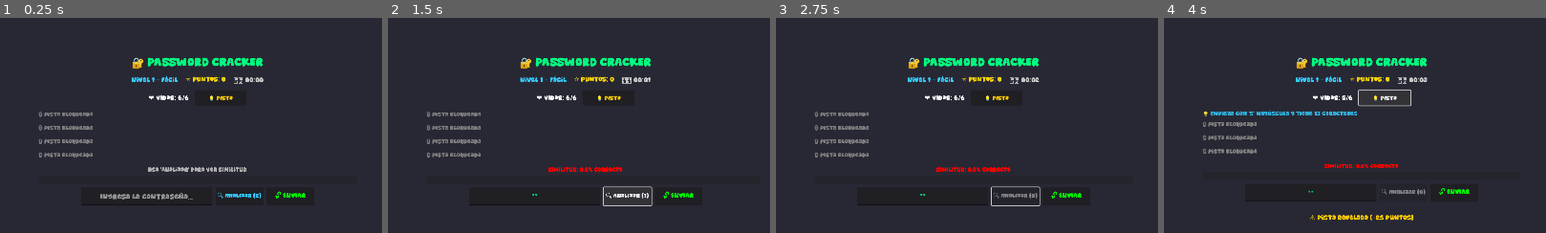
Above: before the commit, frames 1-4 (left to right).
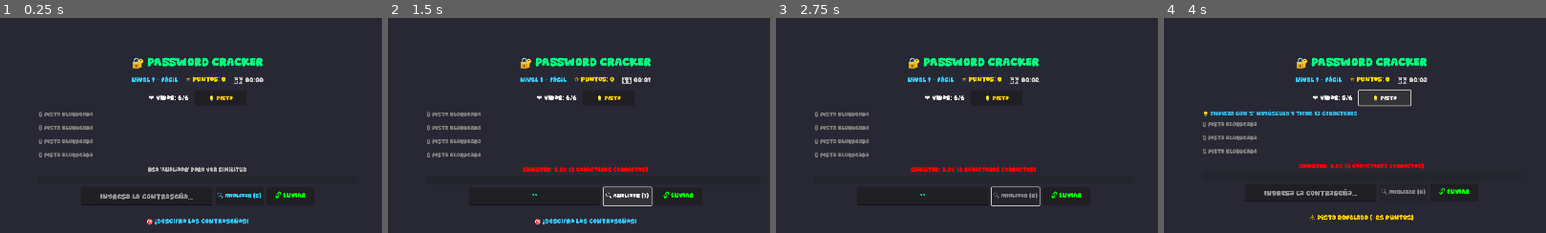
Above: after the commit, the same moments.

Repository: CubicMaldo/juego-estructura-ii
Game: Godot game, scene res://scenes/minigames/password_cracker/PasswordCracker.tscn
The game is run twice, just before and just after one commit, with the same random seed, the same clock (stepped at 60 frames per second) and the same inputs. This scene is started directly instead of the project's main scene.
Inputs (mouse positions are % of the whole screen's width and height, from its top left):
- Up to frame 1 (0.25 s): no input
- Up to frame 2 (1.5 s): click (43, 57) at 0.52 s; type "12" at 0.6 s; click "🔍 Analizar (2)" at 1.25 s
- Up to frame 3 (2.75 s): click "🔍 Analizar (1)" at 2 s
- Up to frame 4 (4 s): click "🔓 ENVIAR" at 2.75 s; click "💡 Pista" at 3.5 s
The pictures show only the part of the screen within x 24-74%, y 16-66%; the shares and areas given below are measured in that part.

The runs differ from the first frame. In frame 1, 0.5% of the frame differs, in the area x 38-65%, y 92-97%; in frame 2, 1.0%, in the area x 35-68%, y 69-97%; in frame 3, 0.5%; in frame 4, 0.8%.

Commit message:
nbuhf3f3

Diff:
--- a/scenes/minigames/password_cracker/PasswordCracker.tscn
+++ b/scenes/minigames/password_cracker/PasswordCracker.tscn
@@ -158,6 +158,10 @@
 wait_time = 3600.0
 one_shot = true
 
+[node name="TimerParpadeo" type="Timer" parent="."]
+wait_time = 0.5
+one_shot = false
+
 [connection signal="pressed" from="Panel/VBoxContainer/HBoxContainer/BtnPista" to="." method="_on_btn_pista_pressed"]
 [connection signal="pressed" from="Panel/VBoxContainer/HBoxContainer/BtnReiniciar" to="." method="_on_btn_reiniciar_pressed"]
 [connection signal="pressed" from="Panel/VBoxContainer/InputContainer/BtnAnalizar" to="." method="_on_btn_analizar_pressed"]
--- a/scenes/minigames/password_cracker/password_cracker.gd
+++ b/scenes/minigames/password_cracker/password_cracker.gd
@@ -74,6 +74,21 @@
 	_inicializar_pistas()
 	timer_juego.start()
 	btn_reiniciar.visible = false
+	_mostrar_bienvenida()
+
+	# Conectar Enter key para enviar
+	input_password.text_submitted.connect(_on_enter_pressed)
+
+func _mostrar_bienvenida():
+	label_resultado.text = "🎯 ¡Descifra las contraseñas!"
+	label_resultado.add_theme_color_override("font_color", Color(0.2, 0.8, 1))
+	await get_tree().create_timer(2.0).timeout
+	if not game_over:
+		label_resultado.text = ""
+
+func _on_enter_pressed(_text: String):
+	if not game_over and btn_enviar.disabled == false:
+		_on_btn_enviar_pressed()
 
 func _process(delta):
 	if not game_over and timer_juego.time_left > 0:
@@ -147,11 +162,16 @@
 		_mostrar_mensaje("❌ Debes escribir una contraseña", Color(1, 0.5, 0))
 		return
 
+	intentos_totales += 1
+
 	if password_intento == password_actual:
 		_password_correcta()
 	else:
 		_password_incorrecta()
 
+	# Limpiar input después de intentar
+	input_password.text = ""
+
 func _on_btn_analizar_pressed() -> void:
 	if game_over or analisis_disponibles <= 0:
 		return
@@ -163,18 +183,21 @@
 		return
 
 	analisis_disponibles -= 1
+	analisis_usados += 1
 	btn_analizar.text = "🔍 Analizar (" + str(analisis_disponibles) + ")"
 
 	if analisis_disponibles <= 0:
 		btn_analizar.disabled = true
 
 	var similitud = _calcular_similitud(password_intento, password_actual)
-	_mostrar_similitud(similitud)
+	var caracteres_correctos = _contar_caracteres_correctos(password_intento, password_actual)
+	_mostrar_similitud(similitud, caracteres_correctos)
 
 	# Bonus de puntos por usar análisis inteligentemente
 	if similitud > 50:
 		puntos += 10
 		_actualizar_estadisticas()
+		_mostrar_efecto_puntos("+10", Color(0, 1, 0.5))
 
 func _calcular_similitud(intento: String, correcta: String) -> float:
 	var coincidencias: int = 0
@@ -189,8 +212,18 @@
 	var porcentaje = (float(coincidencias) / float(correcta.length())) * 100.0
 	return porcentaje
 
-func _mostrar_similitud(porcentaje: float):
-	similitud_label.text = "Similitud: %.1f%% correcto" % porcentaje
+func _contar_caracteres_correctos(intento: String, correcta: String) -> int:
+	var coincidencias: int = 0
+	var longitud_min = min(intento.length(), correcta.length())
+
+	for i in range(longitud_min):
+		if intento[i] == correcta[i]:
+			coincidencias += 1
+
+	return coincidencias
+
+func _mostrar_similitud(porcentaje: float, caracteres_correctos: int = 0):
+	similitud_label.text = "Similitud: %.1f%% (%d caracteres correctos)" % [porcentaje, caracteres_correctos]
 	progreso_bar.value = porcentaje
 
 	# Color según el porcentaje
@@ -211,36 +244,73 @@
 	tween.tween_property(progreso_bar, "scale", original_scale, 0.2)
 
 func _password_correcta():
+	# Incrementar combo
+	combo_racha += 1
+
 	# Calcular puntos por el nivel
 	var bonus_intentos = intentos_restantes * 50
 	var bonus_tiempo = max(0, 300 - int(tiempo_transcurrido)) * 2
 	var bonus_pistas = (pistas_actuales.size() - pistas_reveladas) * 30
-	var puntos_nivel = 500 + bonus_intentos + bonus_tiempo + bonus_pistas
+	var bonus_combo = combo_racha * 20
+	var puntos_nivel = 500 + bonus_intentos + bonus_tiempo + bonus_pistas + bonus_combo
 
 	puntos += puntos_nivel
 	_actualizar_estadisticas()
 
-	label_resultado.text = "✅ ¡ACCESO CONCEDIDO! 🎉\n+%d puntos" % puntos_nivel
+	var mensaje_combo = ""
+	if combo_racha > 1:
+		mensaje_combo = "\n🔥 COMBO x%d! (+%d)" % [combo_racha, bonus_combo]
+
+	label_resultado.text = "✅ ¡ACCESO CONCEDIDO! 🎉\n+%d puntos%s" % [puntos_nivel, mensaje_combo]
 	label_resultado.add_theme_color_override("font_color", Color(0, 1, 0))
+
+	# Efecto de partículas/estrellas
+	_crear_efecto_victoria()
 
 	# Animación de éxito
 	var tween = create_tween()
 	tween.set_ease(Tween.EASE_OUT).set_trans(Tween.TRANS_ELASTIC)
 	tween.tween_property(label_resultado, "scale", Vector2(1.2, 1.2), 0.5)
 
-	# Pasar al siguiente nivel después de 2 segundos
-	await get_tree().create_timer(2.0).timeout
+	# Pasar al siguiente nivel después de 2.5 segundos
+	await get_tree().create_timer(2.5).timeout
 	nivel_actual += 1
 	_cargar_nivel(nivel_actual)
 
+func _crear_efecto_victoria():
+	# Efecto visual de victoria
+	for i in range(3):
+		var tween = create_tween()
+		tween.tween_property($Panel, "modulate", Color(1, 1.2, 1), 0.15)
+		tween.tween_property($Panel, "modulate", Color(1, 1, 1), 0.15)
+		await tween.finished
+
+func _mostrar_efecto_puntos(texto: String, color: Color):
+	var label_temp = Label.new()
+	label_temp.text = texto
+	label_temp.add_theme_font_size_override("font_size", 24)
+	label_temp.add_theme_color_override("font_color", color)
+	label_temp.position = puntos_label.position + Vector2(80, -20)
+	add_child(label_temp)
+
+	var tween = create_tween()
+	tween.tween_property(label_temp, "position:y", label_temp.position.y - 40, 1.0)
+	tween.parallel().tween_property(label_temp, "modulate:a", 0.0, 1.0)
+	await tween.finished
+	label_temp.queue_free()
+
 func _password_incorrecta():
+	combo_racha = 0  # Resetear combo al fallar
 	intentos_restantes -= 1
 	_actualizar_intentos()
 
 	if intentos_restantes <= 0:
 		_game_over()
 	else:
-		_mostrar_mensaje("❌ Contraseña incorrecta. Intentos restantes: " + str(intentos_restantes), Color(1, 0, 0))
+		var mensaje_extra = ""
+		if intentos_restantes <= 2:
+			mensaje_extra = " ⚠️ ¡Cuidado!"
+		_mostrar_mensaje("❌ Contraseña incorrecta. Vidas: " + str(intentos_restantes) + mensaje_extra, Color(1, 0, 0))
 
 		# Efecto de sacudida en el input
 		var tween = create_tween()
@@ -250,10 +320,19 @@
 		tween.tween_property(input_password, "position:x", original_pos.x + 5, 0.05)
 		tween.tween_property(input_password, "position:x", original_pos.x, 0.05)
 
+		# Efecto de parpadeo rojo en el panel
+		_efecto_error_panel()
+
 func _game_over():
 	game_over = true
 	timer_juego.stop()
-	label_resultado.text = "🔒 BLOQUEADO - Sin vidas\nLa contraseña era: " + password_actual
+
+	var estadisticas = "\n\n📊 Estadísticas:\n"
+	estadisticas += "Intentos totales: %d\n" % intentos_totales
+	estadisticas += "Análisis usados: %d\n" % analisis_usados
+	estadisticas += "Pistas usadas: %d" % pistas_reveladas
+
+	label_resultado.text = "🔒 BLOQUEADO - Sin vidas\nLa contraseña era: " + password_actual + estadisticas
 	label_resultado.add_theme_color_override("font_color", Color(1, 0, 0))
 	btn_enviar.disabled = true
 	btn_pista.disabled = true
@@ -266,10 +345,35 @@
 	tween.tween_property($Panel, "modulate", Color(1, 0.5, 0.5), 0.3)
 	tween.tween_property($Panel, "modulate", Color(1, 1, 1), 0.3)
 
+func _efecto_error_panel():
+	var tween = create_tween()
+	tween.tween_property($Panel, "modulate", Color(1, 0.7, 0.7), 0.1)
+	tween.tween_property($Panel, "modulate", Color(1, 1, 1), 0.1)
+
 func _victoria_total():
 	game_over = true
 	timer_juego.stop()
-	label_resultado.text = "🏆 ¡TODOS LOS NIVELES COMPLETADOS! 🏆\nPuntuación Final: %d\nTiempo: %02d:%02d" % [puntos, int(tiempo_transcurrido / 60), int(tiempo_transcurrido) % 60]
+
+	if puntos > mejor_puntuacion:
+		mejor_puntuacion = puntos
+
+	var calificacion = ""
+	if puntos >= 2500:
+		calificacion = "🏆 PERFECTO"
+	elif puntos >= 2000:
+		calificacion = "🥇 EXCELENTE"
+	elif puntos >= 1500:
+		calificacion = "🥈 MUY BIEN"
+	else:
+		calificacion = "🥉 COMPLETADO"
+
+	var estadisticas = "\n\n📊 Estadísticas Finales:\n"
+	estadisticas += "Intentos totales: %d\n" % intentos_totales
+	estadisticas += "Análisis usados: %d\n" % analisis_usados
+	estadisticas += "Precisión: %.1f%%\n" % ((3.0 / intentos_totales) * 100.0)
+	estadisticas += "Calificación: %s" % calificacion
+
+	label_resultado.text = "🏆 ¡TODOS LOS NIVELES COMPLETADOS! 🏆\nPuntuación Final: %d\nTiempo: %02d:%02d%s" % [puntos, int(tiempo_transcurrido / 60), int(tiempo_transcurrido) % 60, estadisticas]
 	label_resultado.add_theme_color_override("font_color", Color(1, 0.84, 0))
 	btn_enviar.disabled = true
 	btn_pista.disabled = true
@@ -319,12 +423,16 @@
 	puntos = 0
 	tiempo_transcurrido = 0.0
 	game_over = false
+	combo_racha = 0
+	intentos_totales = 0
+	analisis_usados = 0
 	btn_reiniciar.visible = false
 	$Panel.modulate = Color(1, 1, 1)
 	label_resultado.scale = Vector2(1, 1)
 	_cargar_nivel(nivel_actual)
 	_actualizar_estadisticas()
 	timer_juego.start()
+	_mostrar_bienvenida()
 
 func _on_timer_timeout() -> void:
 	if not game_over:
Not shown, added: scenes/minigames/password_cracker/MEJORAS_V3.md
